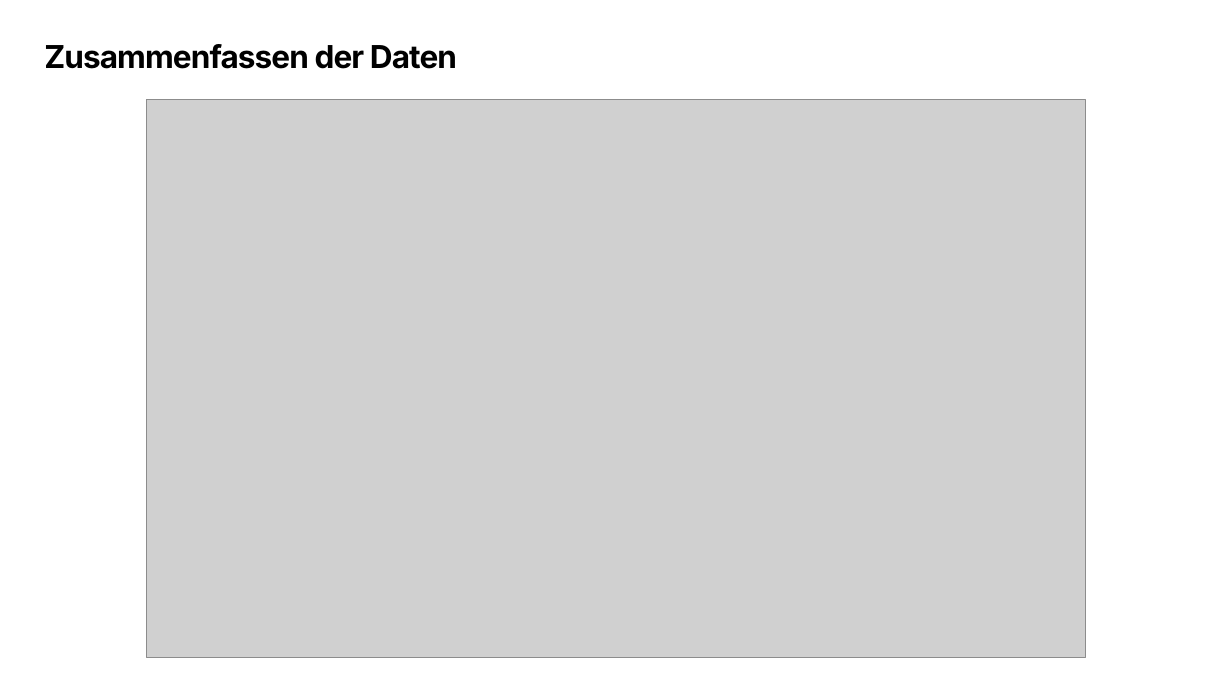
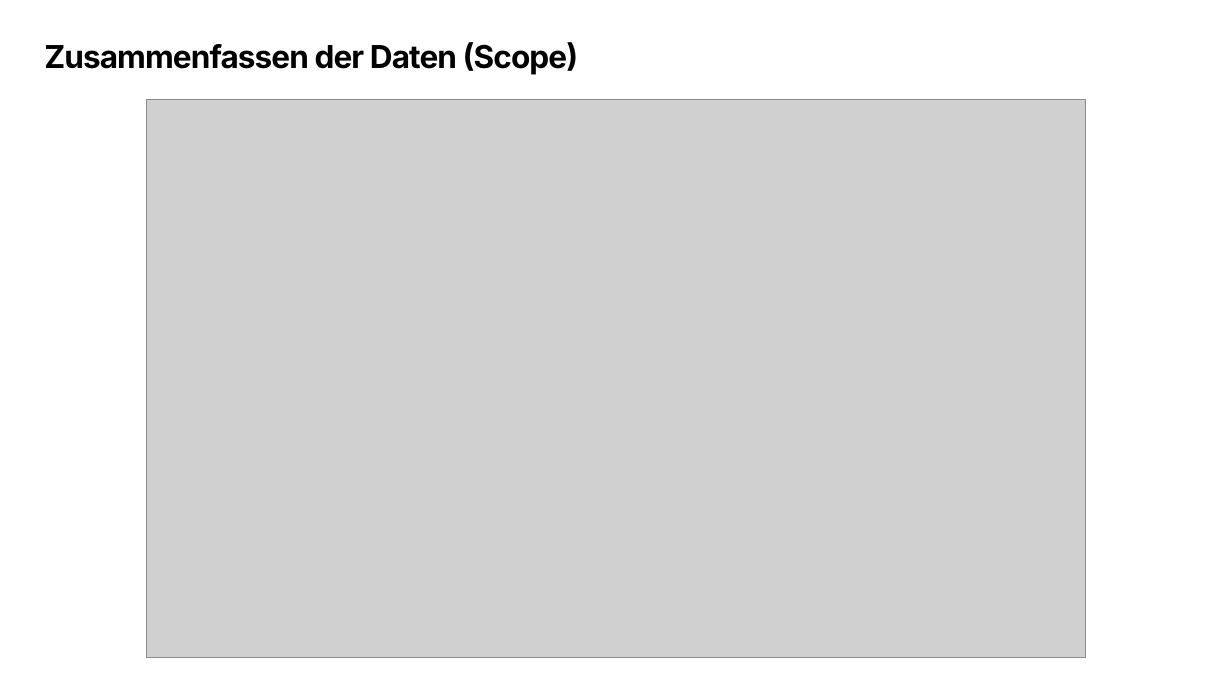
Before and after one commit to 7hands/Angewandte-Modellierung-25-Colmant, a slide deck: slide 12 of Exercize_1/ExampleForPresi/Spektrum-Analyse-in-Simulink.pptx. Drawn at 1232x693 pixels with LibreOffice and Linux fonts; fonts in the diff are those of the drawing; grey boxes stand for pictures. Boxes give left, top, right and bottom in pixels: in the first picture for what was removed or moved away, otherwise in the second. Text is boxed around its words. In the diff, an @@ line names an element or a change of style, - is before the commit and + after.

```diff
--- a/Exercize_1/ExampleForPresi/Spektrum-Analyse-in-Simulink.pptx
+++ b/Exercize_1/ExampleForPresi/Spektrum-Analyse-in-Simulink.pptx
@@ text at (44,42,579,75): text changed @@
-Zusammenfassen der Daten
+Zusammenfassen der Daten (Scope)
```
Also in this commit, not shown: 2 other slides changed, 1 slide added, 17 other files.
